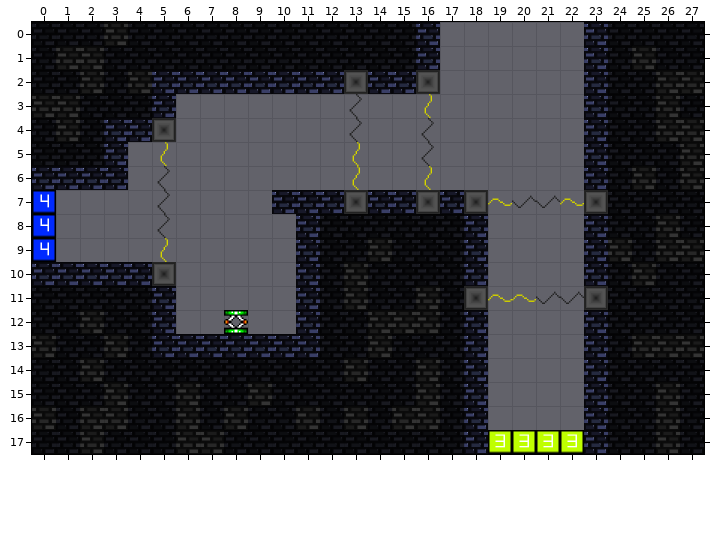
Tiled map -- assets/data/chapters/chapter1/ch1-map06.tmx. The first picture shows the starting point.
Cells are 50x50 px. Shown: x 0..27, y 0..17.
New version:
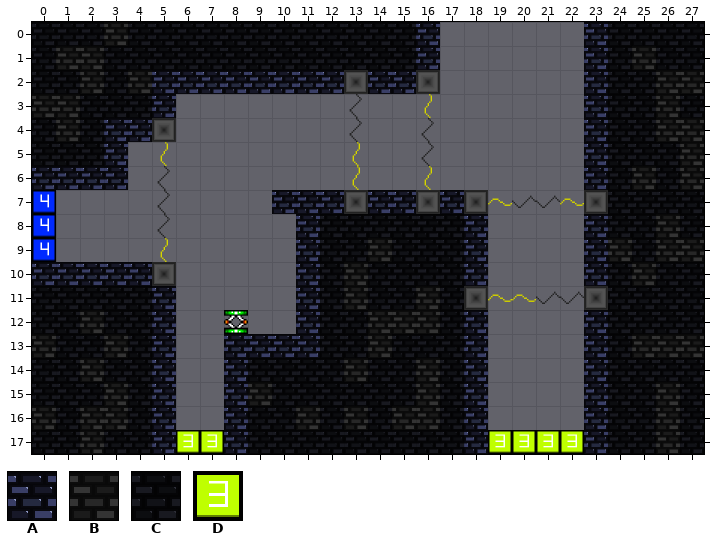
Key: from "chapter1tiles": A 1, B 2, C 9; from "transition-tiles": D 2.
_ is an empty cell, . an unchanged one.
Objects are placed by their top-left corner, in cells (3,4 is the top-left corner of cell 3,4); size is 1x1 cell unless given.
From old to new:
--- layer "tiles-deco"
@@ x 5..8 @@
-14 CCCC
-15 CBCC
-16 CBCB
-17 CBBC
+14 ____
+15 ____
+16 ____
+17 ____
--- layer "tiles-main"
@@ x 5..8 @@
-13 .AA.
-14 _.._
-15 _.._
-16 _.._
-17 _.._
+13 .__.
+14 A..A
+15 A..A
+16 A..A
+17 A..A
--- layer "warps"
+D "warp" at 6,17
+D "warp" at 7,17
Where, in picture pixels (left, top, right, bottom), the same in both pictures:
changed: (152, 334, 248, 454)
